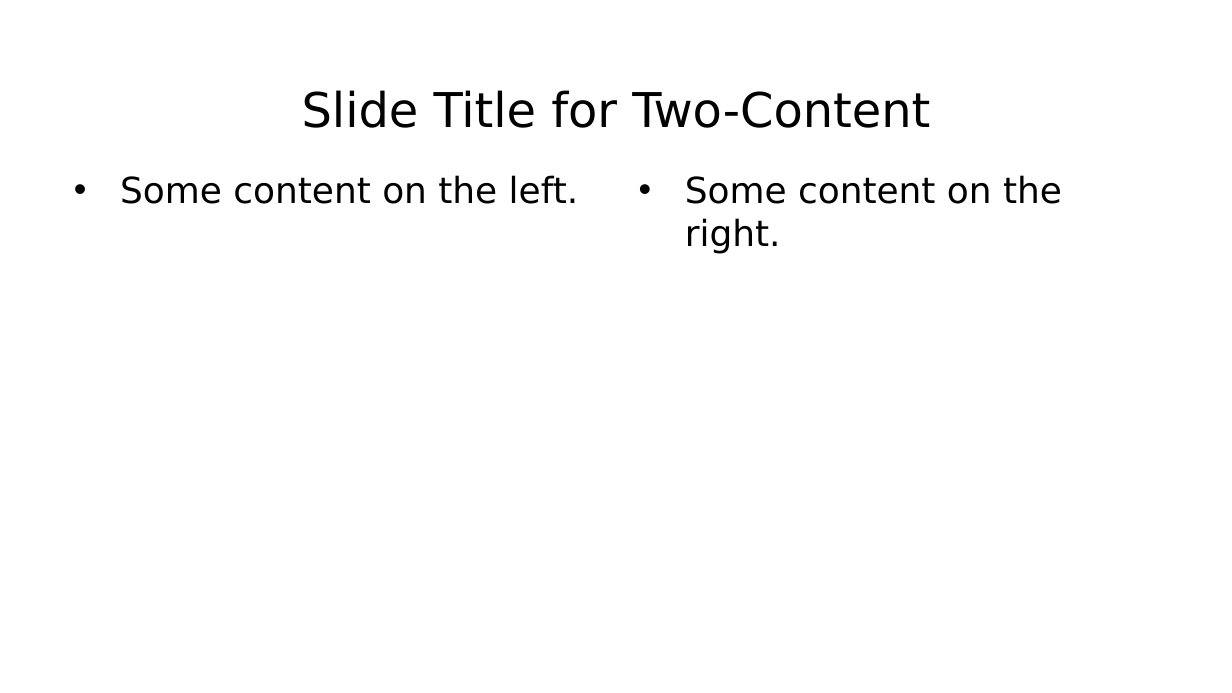
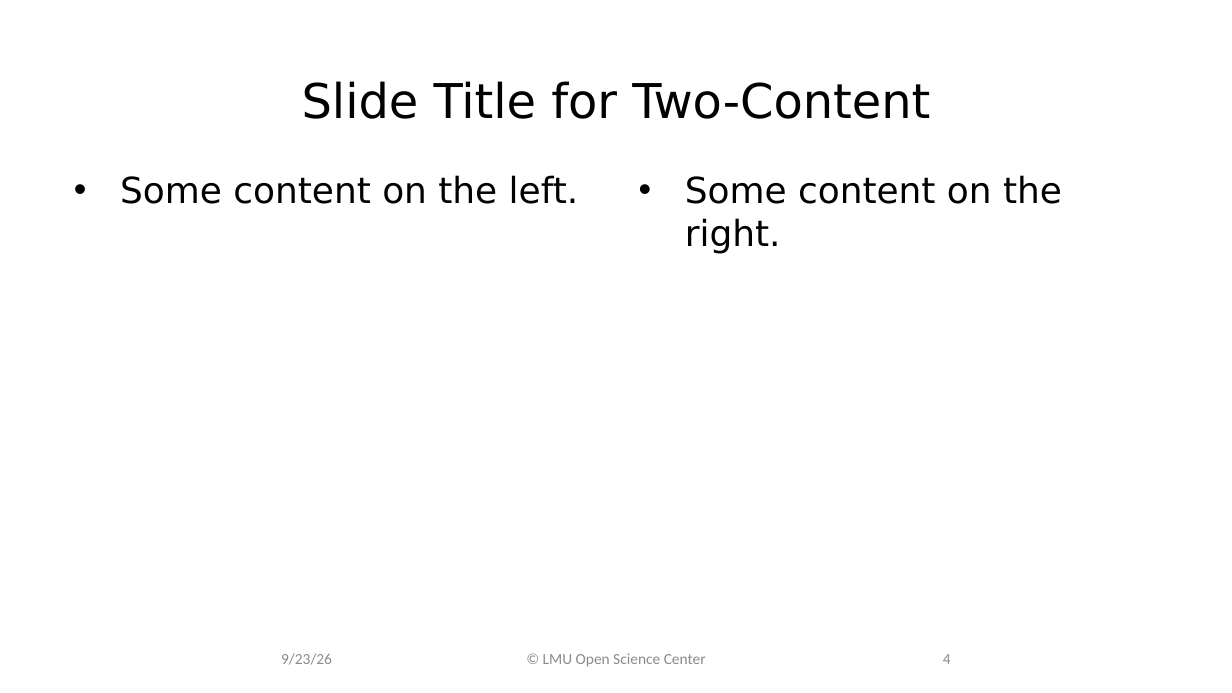
Before and after one commit to lmu-osc/train-the-trainer-test-repo-separate-slidedeck-zenodo, a slide deck: slide 4 of working-template.pptx. Drawn at 1232x693 pixels with LibreOffice and Linux fonts; fonts in the diff are those of the drawing; background and template pictures are left out. Boxes give left, top, right and bottom in pixels: in the first picture for what was removed or moved away, otherwise in the second. Text is boxed around its words. In the diff, an @@ line names an element or a change of style, - is before the commit and + after.

```diff
--- a/working-template.pptx
+++ b/working-template.pptx
@@ title "Slide Title for Two-Content": place and size @@
-title "Slide Title for Two-Content" at <box>302,90,930,128</box>
+title "Slide Title for Two-Content" at <box>302,81,930,119</box>
@@ text added at <box>281,653,332,665</box>, 9 pt, text #8C8C8C @@
+9/23/26
@@ text added at <box>543,653,706,667</box>, 9 pt, text #8C8C8C @@
+© LMU Open Science Center
@@ page number added at <box>943,654,951,664</box>, 9 pt, text #8C8C8C @@
+4
```
Also in this commit, not shown: 1 other slide changed, 1 slide added, 1 slide removed.
